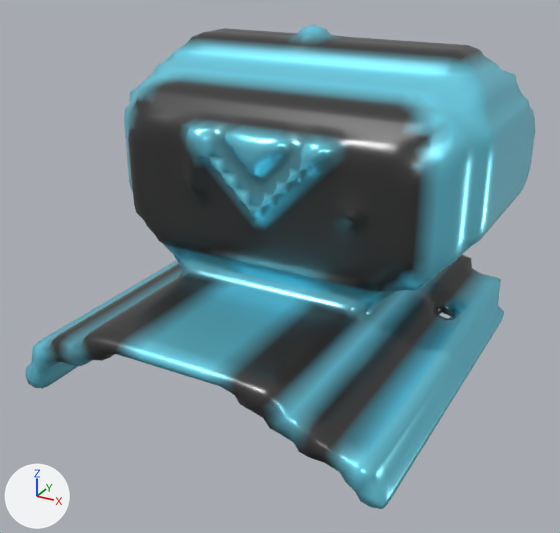
Before and after pictures for a commit that changed the glTF model glb/smooth/1-1000/795.glb.
Before and after are seen from a 50 mm lens placed at (1.29, -2.42, 1.53), pointed at (0.02, -0.11, 0.37). The lights are fixed; the arrows at lower left show +X, +Y and +Z. Vertices at the same position are counted once.
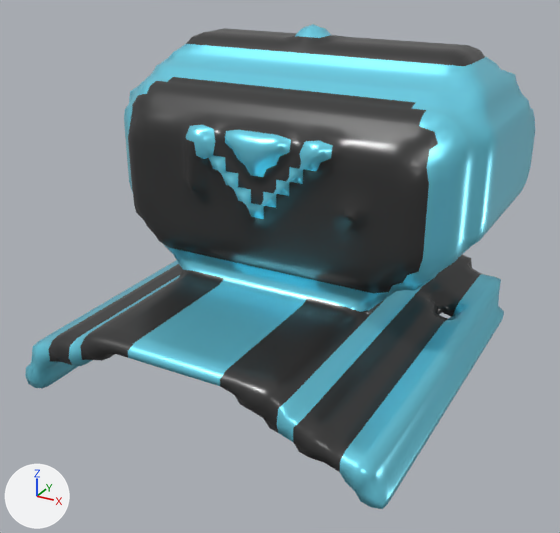
Location of each change, [x1, y1, x2, y2] in pixels of the pictures (560 x 533 px):
part 1 of me_mesh_0, cut back: [162, 69, 419, 115] in both
part 2 of me_mesh_0, cut back: [111, 266, 334, 382] in both
part 3 of me_mesh_0, recoloured: [39, 29, 491, 478] in both

The change, as a diff of the scene's bpy script:
```diff
--- a/glb/smooth/1-1000/795.glb.py
+++ b/glb/smooth/1-1000/795.glb.py
@@ me_mesh_0 @@
 # used by ob_mesh_0; location = (0.0, 0.0, 0.0)
-me_mesh_0.from_pydata(...)  # 2161 vertices, 4038 faces; spans x -0.73..0.73, y -0.78..0.76, z 0.0..1.2
+me_mesh_0.from_pydata(...)  # 2089 vertices, 3902 faces; spans x -0.73..0.73, y -0.78..0.76, z 0.0..1.2
+# me_mesh_0 part 1
+# 10 vertices are removed from x -0.43..0.43, y -0.11..-0.01, z 0.99..1.04
+# 20 faces are deleted
+# 6 new faces join them
+# me_mesh_0 part 2
+# 62 vertices are removed from x -0.41..0.23, y -0.76..0.71, z 0.25..0.75
+# 184 faces are deleted
+# 62 new faces join them
+# me_mesh_0 part 3: 1350 kept faces spanning x -0.62..0.62, y -0.78..0.76, z 0.06..1.19 get new vertex colours
 me_mesh_0.materials.append(mat_material_0)
```
